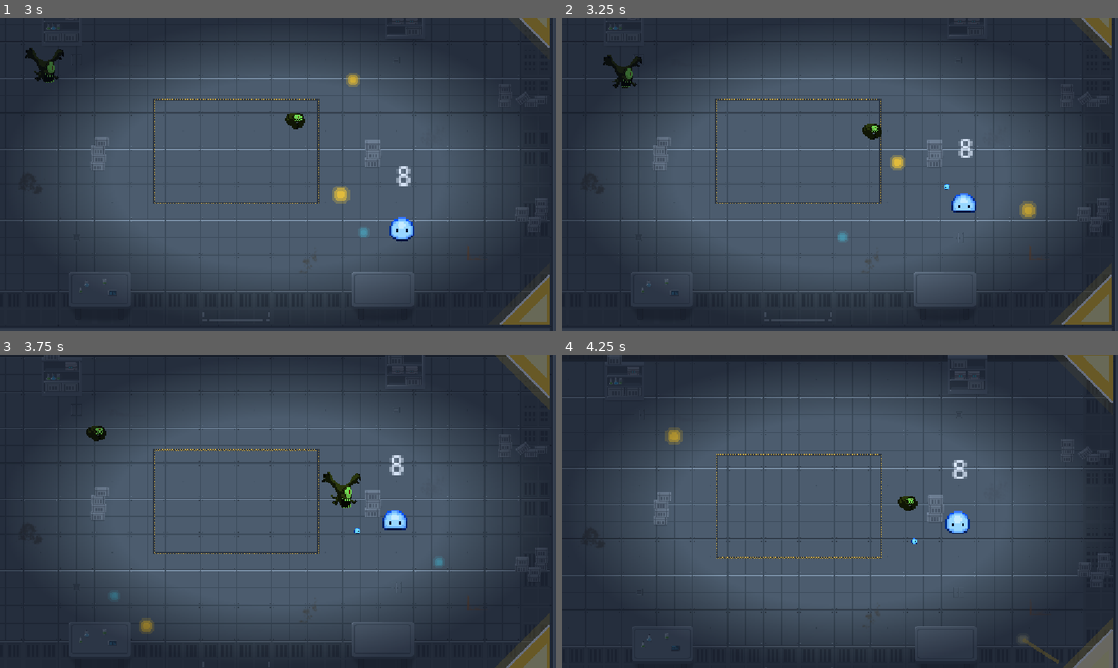
Above: before the commit, frames 1-4 (two rows, left to right).
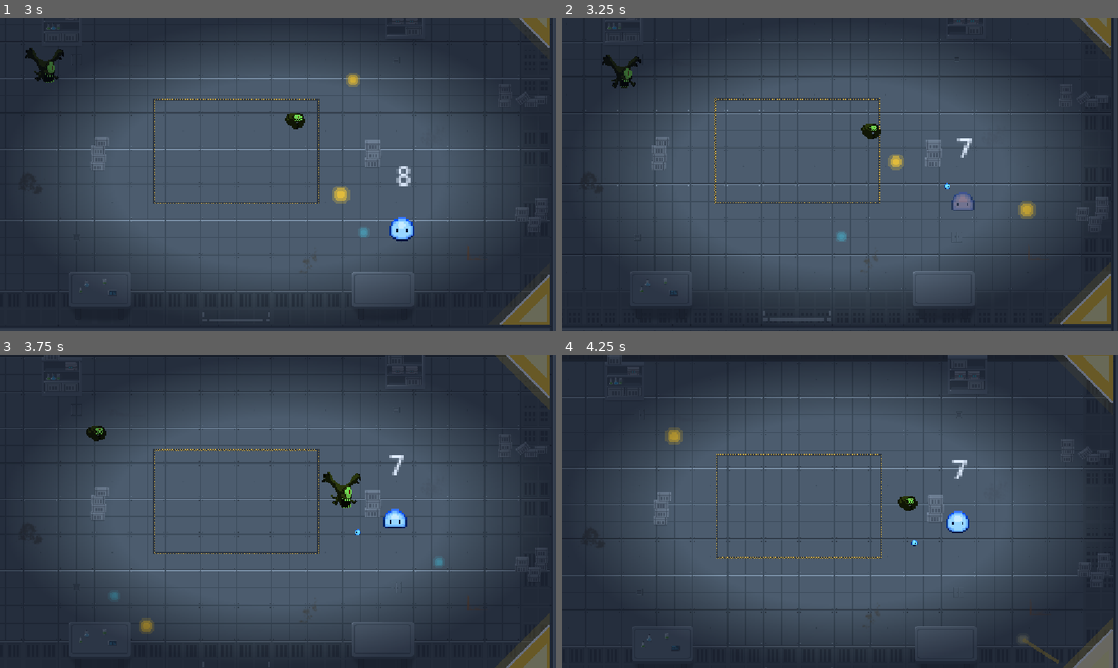
Above: after the commit, the same moments.

Repository: nirvith/resile
Game: Godot game, scene res://node_2d.tscn
The game is run twice, just before and just after one commit, with the same random seed, the same clock (stepped at 60 frames per second) and the same inputs.
Inputs (mouse positions are in pixels of both pictures, inside the frame that each line leads up to):
- Up to frame 1 (3 s): tap Enter at 0.5 s; move the mouse to (400, 158) at 0.52 s; press the mouse at (400, 158) at 0.53 s; hold D (move_right) 0.53-1.28 s; move the mouse to (166, 190) at 1.27 s; release the mouse at (166, 190) at 1.28 s; hold S (move_down) 1.28-2.03 s; click (166, 190) at 1.35 s; move the mouse to (333, 105) at 2.02 s; press the mouse at (333, 105) at 2.03 s; hold D (move_right) 2.03-2.78 s; move the mouse to (250, 237) at 2.77 s; release the mouse at (250, 237) at 2.78 s; hold W (move_up) from 2.78 s (still down); click (250, 237) at 2.85 s
- Up to frame 2 (3.25 s): keep holding W (move_up)
- Up to frame 3 (3.75 s): move the mouse to (444, 558) at 3.52 s; release W (move_up) at 3.53 s; press the mouse at (444, 558) at 3.53 s; hold A (move_left) from 3.53 s (still down)
- Up to frame 4 (4.25 s): keep holding A (move_left)

Frame 1 is identical in both runs. In frame 2, 4.4% of the frame differs, in the area x 0-100%, y 0-100%; in frame 3, 0.2%; in frame 4, 0.2%.
Error before the commit: Invalid call. Nonexistent function 'call_deferred' in base 'Nil'. (res://character_body_2d.gd:51)

Commit message:
Fix deferred chunk call

Diff:
--- a/character_body_2d.gd
+++ b/character_body_2d.gd
@@ -48,7 +48,7 @@
 	amount = min(amount, cells)
 	cells -= amount
 	for i in amount:
-		throw_chunk().call_deferred()
+		throw_chunk.call_deferred()
 	Sfx.play(HURT_SOUND)
 	get_tree().call_group("camera", "shake", 8)
 	# Red hurt flash. self_modulate is separate from modulate, so it doesn't
